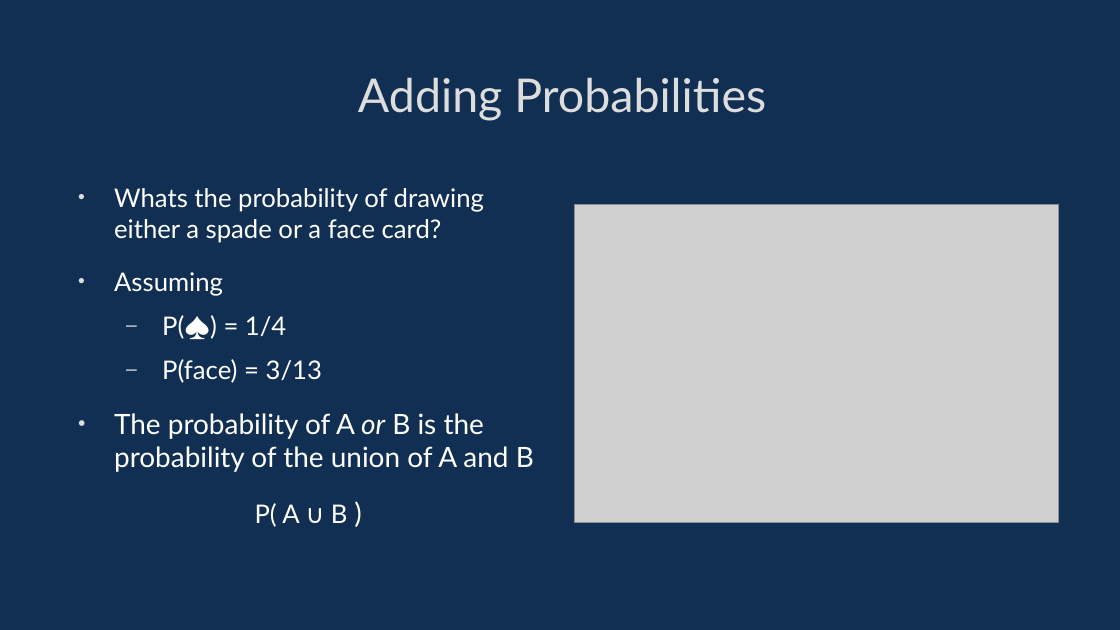
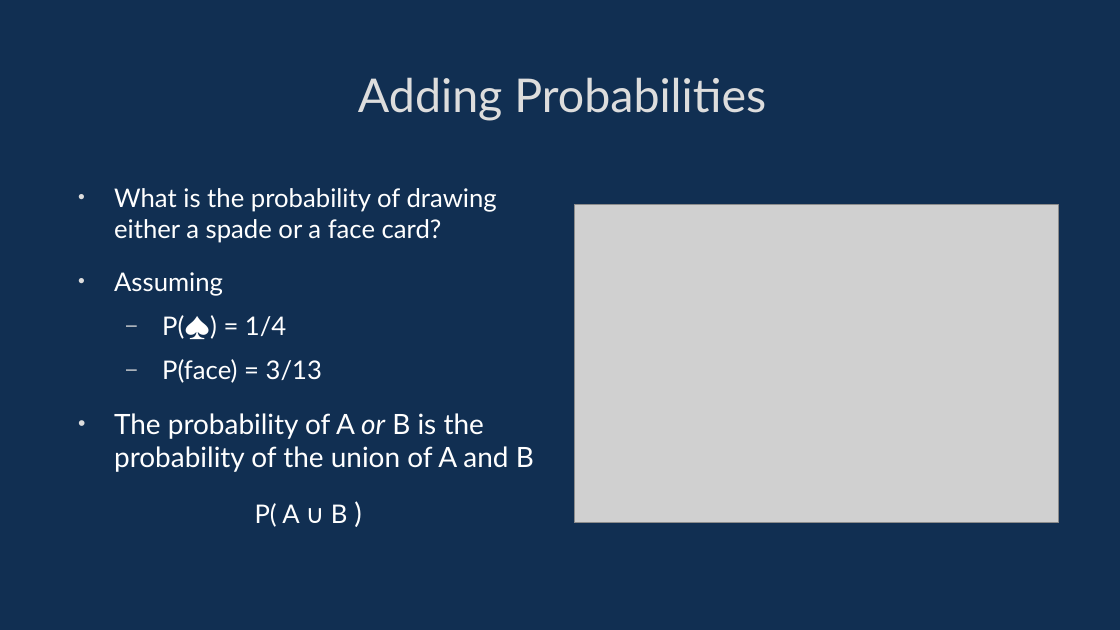
Before and after one commit to davidgundry/maths22-23, a slide deck: slide 23 of slides/maths-10-probability.odp. Drawn at 1120x630 pixels with LibreOffice and Linux fonts; fonts in the diff are those of the drawing; grey boxes stand for pictures. Boxes give left, top, right and bottom in pixels: in the first picture for what was removed or moved away, otherwise in the second. Text is boxed around its words. In the diff, an @@ line names an element or a change of style, - is before the commit and + after.

```diff
--- a/slides/maths-10-probability.odp
+++ b/slides/maths-10-probability.odp
@@ text at (114, 188, 497, 243): text changed @@
-• Whats the probability of drawing either a spade or a face card?
+• What is the probability of drawing either a spade or a face card?
```
Also in this commit, not shown: 12 other slides changed.
